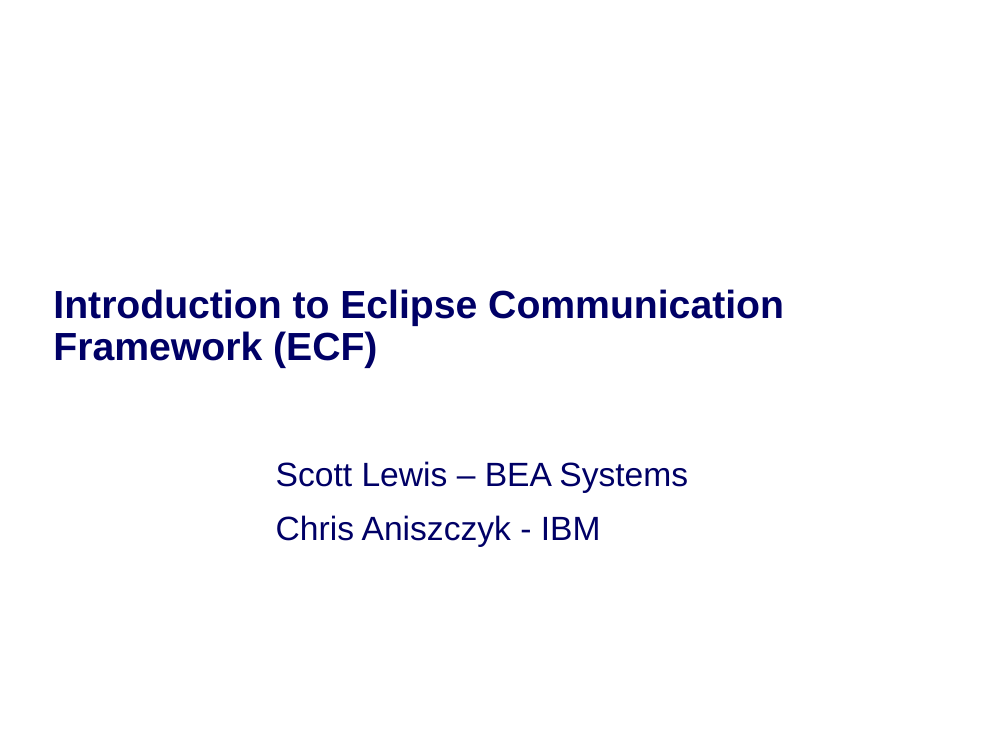
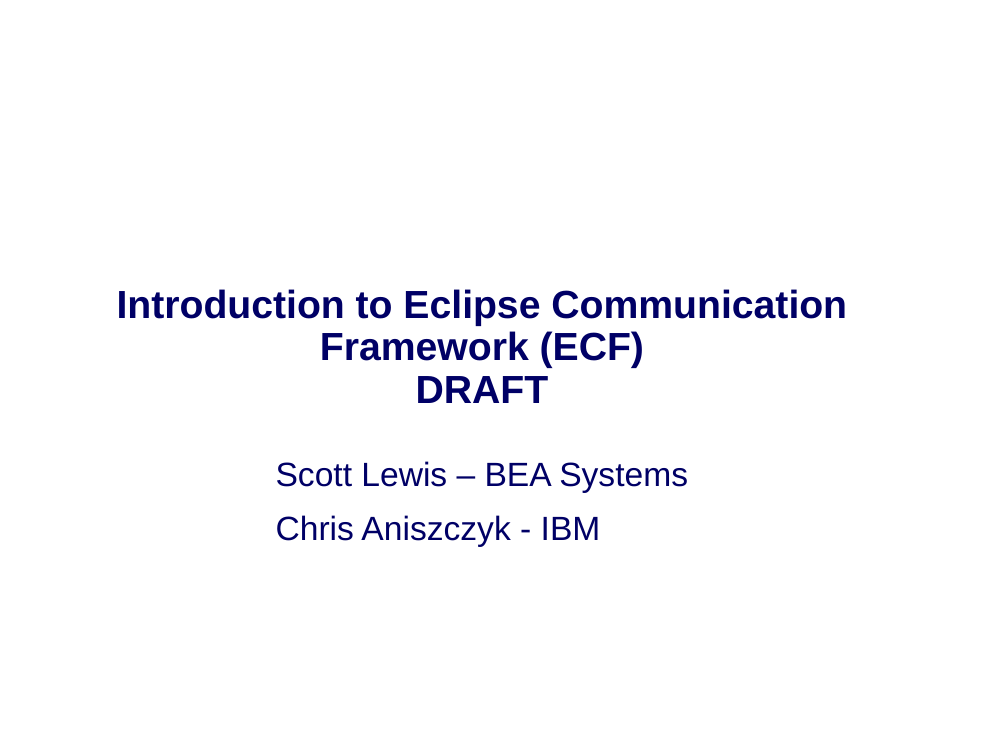
Before and after one commit to eclipse/ecf-website, a slide deck: slide 1 of presentations/webinars/7.31/ECF Webinar 7.31.2007.ppt. Drawn at 1008x756 pixels with LibreOffice and Linux fonts; fonts in the diff are those of the drawing; background and template pictures are left out. Boxes give left, top, right and bottom in pixels: in the first picture for what was removed or moved away, otherwise in the second. Text is boxed around its words. In the diff, an @@ line names an element or a change of style, - is before the commit and + after.

```diff
--- a/presentations/webinars/7.31/ECF Webinar 7.31.2007.ppt
+++ b/presentations/webinars/7.31/ECF Webinar 7.31.2007.ppt
@@ title at (117,289,847,403): text changed @@
-Introduction to Eclipse Communication Framework (ECF)
+Introduction to Eclipse Communication Framework (ECF)
+DRAFT
```
Also in this commit, not shown: 18 other slides changed.
